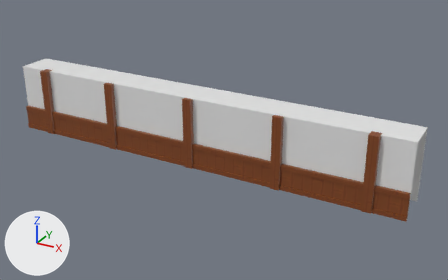
Before and after pictures for a commit that changed the FBX model Assets/Art/Models/Environment/Wall-WoodDetailed.fbx.
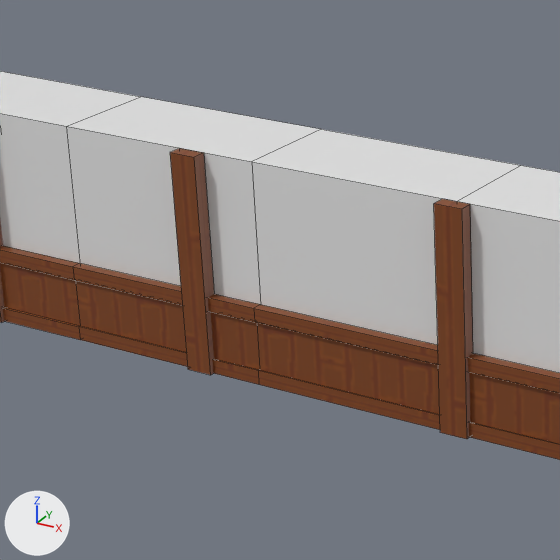
Each version is shown whole from a 50 mm lens placed at (4.16, -1.1, 3.81), pointed at (0.44, 5.66, 0.43), then close up on the part from 12% to 49% of the width and 14% to 73% of the height. The axes (+X, +Y, +Z) are drawn at lower left. The lights are the same throughout. The close-ups show mesh edges as thin lines. Where no turn or scale is listed for an object, it has been applied to the vertices.

In view in the first close-up: 'Wall-WoodDetailed'.
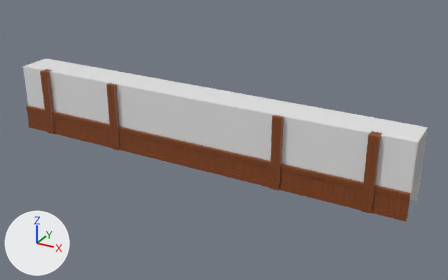
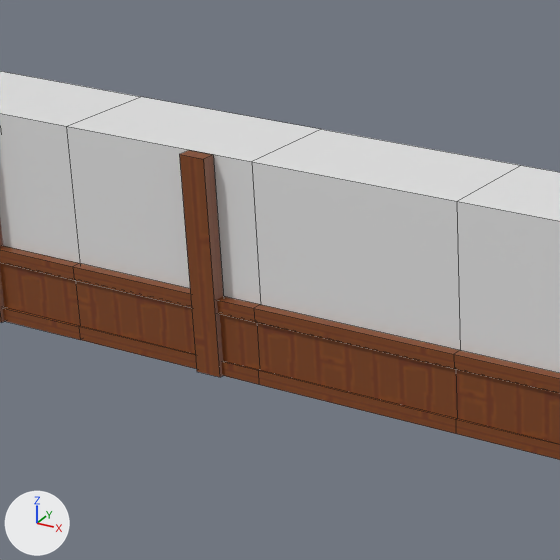
Location of each change, (x1, y1, x2, y2) in pixels of the close-ups (560 x 560 px; the box of a moved part takes in the faces that stretch with it):
part 1 of me_cube_008, moved or reshaped
    before: (170, 148, 214, 375)
    after: (179, 150, 224, 377)
part 2 of me_cube_008, deleted (brown)
    before: (434, 199, 473, 439)

The edits, one by one:
me_cube_008 has 124 vertices, 80 faces and spans x -3.0..3.0, y -0.57..0.0, z 0.0..1.0.
me_cube_008 is used by ob_wall_wooddetailed; location (0.0, 6.0, 0.0).
me_cube_008 part 1: the loose piece of 8 vertices spanning x -1.37..-1.25, y -0.57..-0.5, z 0.0..1.0 is moved by (0.05, 0.0, 0.0).
me_cube_008 part 2: the loose piece of 8 vertices spanning x -0.06..0.06, y -0.57..-0.5, z 0.0..1.0 is deleted.
